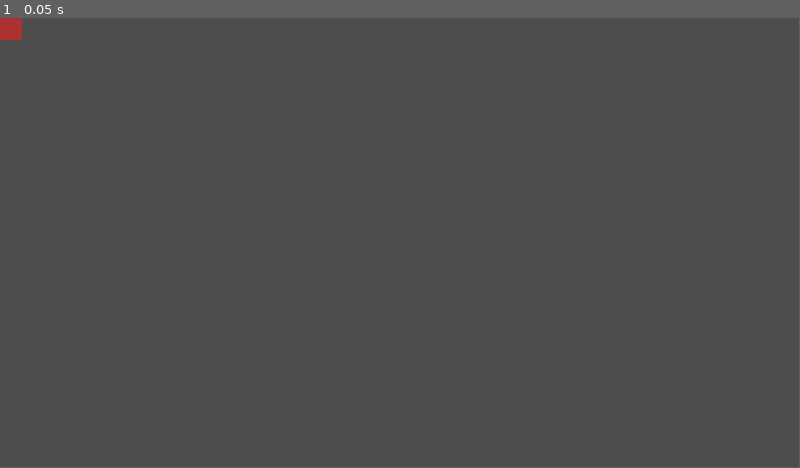
Above: before the commit, frame 1.
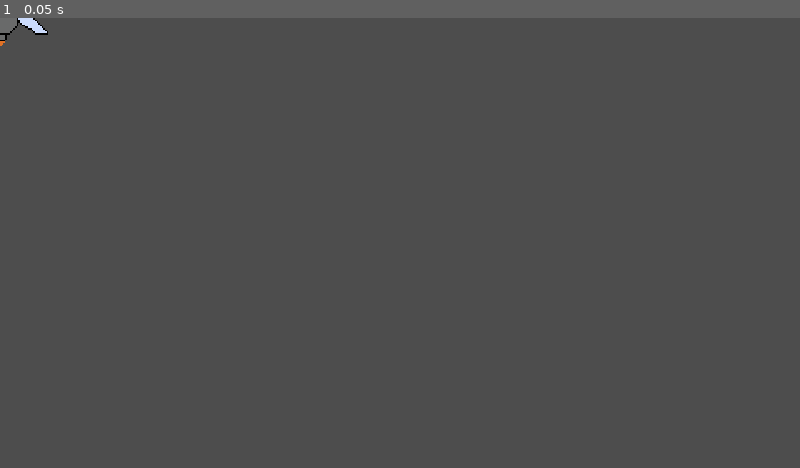
Above: after the commit, the same moment.

Repository: Cabinetman/Godot-Game-Jam-69
Game: Godot game, scene res://player.tscn
Two runs of this game, one before a commit and one after it. Both use one fixed random seed, a clock stepped at 60 frames per second and the inputs below.
Inputs:
- Up to frame 1 (0.05 s): no input
In our replay, the window is 799x449 before the commit and 800x450 after it. These sizes can differ from the game's own. Grey fills any space a smaller window leaves; there, only what the larger window draws over its background counts as a difference.

The runs differ from the first frame. In frame 1, 0.2% of the frame differs, in the area x 0-6%, y 0-7%.

Commit message:
Update pixel_spaceship.png, pixel_spaceship.png.import, Player.gd, and 2 more files

Diff:
--- a/test3/Player.gd
+++ b/test3/Player.gd
@@ -9,17 +9,7 @@
 
 
 func _physics_process(delta):
-	# Add the gravity.
-	#if not is_on_floor():
-	#	velocity.y += gravity * delta
 
-	# Handle jump.
-	#if Input.is_action_just_pressed("ui_accept") and is_on_floor():
-	#	velocity.y = JUMP_VELOCITY
-
-	# Get the input direction and handle the movement/deceleration.
-	# As good practice, you should replace UI actions with custom gameplay actions.
-	#var direction = Input.get_axis("ui_left", "ui_right")
 	var direction = Input.get_axis("left",'right')
 	var ydir = Input.get_axis("up","down")
 
@@ -33,6 +23,11 @@
 		velocity.y = ydir * SPEED
 	else:
 		velocity.y = move_toward(velocity.y, 0, SPEED)
-	print(velocity)
+	#print(velocity)
 
+	var viewportRect:=get_viewport_rect()
+	position.x=clamp(position.x,0,viewportRect.size.x)
+	position.y=clamp(position.y,0,viewportRect.size.y)
+
+	#print(velocity)
 	move_and_slide()
--- a/test3/player.tscn
+++ b/test3/player.tscn
@@ -1,21 +1,46 @@
-[gd_scene load_steps=5 format=3 uid="uid://cou60ahbw4y0g"]
+[gd_scene load_steps=9 format=3 uid="uid://cou60ahbw4y0g"]
 
 [ext_resource type="Script" path="res://Player.gd" id="1_70xra"]
-[ext_resource type="Texture2D" uid="uid://pgnqgxcriltu" path="res://test.png" id="1_bmvj8"]
+[ext_resource type="Texture2D" uid="uid://24kgb076nt38" path="res://pixel_spaceship.png" id="2_r0lj3"]
+
+[sub_resource type="AtlasTexture" id="AtlasTexture_6xp27"]
+atlas = ExtResource("2_r0lj3")
+region = Rect2(0, 0, 64, 64)
+
+[sub_resource type="AtlasTexture" id="AtlasTexture_fqoog"]
+atlas = ExtResource("2_r0lj3")
+region = Rect2(0, 64, 64, 64)
+
+[sub_resource type="AtlasTexture" id="AtlasTexture_2jiba"]
+atlas = ExtResource("2_r0lj3")
+region = Rect2(0, 128, 64, 64)
+
+[sub_resource type="AtlasTexture" id="AtlasTexture_g8n04"]
+atlas = ExtResource("2_r0lj3")
+region = Rect2(0, 192, 64, 64)
 
 [sub_resource type="SpriteFrames" id="SpriteFrames_5r53d"]
 animations = [{
 "frames": [{
 "duration": 1.0,
-"texture": ExtResource("1_bmvj8")
+"texture": SubResource("AtlasTexture_6xp27")
+}, {
+"duration": 1.0,
+"texture": SubResource("AtlasTexture_fqoog")
+}, {
+"duration": 1.0,
+"texture": SubResource("AtlasTexture_2jiba")
+}, {
+"duration": 1.0,
+"texture": SubResource("AtlasTexture_g8n04")
 }],
-"loop": false,
+"loop": true,
 "name": &"default",
-"speed": 5.0
+"speed": 25.0
 }]
 
 [sub_resource type="RectangleShape2D" id="RectangleShape2D_n5mi0"]
-size = Vector2(64, 64)
+size = Vector2(58, 36)
 
 [node name="player" type="CharacterBody2D"]
 motion_mode = 1
@@ -23,6 +48,8 @@
 
 [node name="AnimatedSprite2D" type="AnimatedSprite2D" parent="."]
 sprite_frames = SubResource("SpriteFrames_5r53d")
+autoplay = "default"
 
 [node name="CollisionShape2D" type="CollisionShape2D" parent="."]
+position = Vector2(0, -4)
 shape = SubResource("RectangleShape2D_n5mi0")
--- a/test3/project.godot
+++ b/test3/project.godot
@@ -14,6 +14,14 @@
 run/main_scene="res://player.tscn"
 config/features=PackedStringArray("4.2", "Forward Plus")
 config/icon="res://icon.svg"
+
+[display]
+
+window/size/viewport_width=480
+window/size/viewport_height=270
+window/size/window_width_override=1920
+window/size/window_height_override=1080
+window/stretch/mode="canvas_items"
 
 [input]
 
@@ -37,3 +45,7 @@
 "events": [Object(InputEventKey,"resource_local_to_scene":false,"resource_name":"","device":-1,"window_id":0,"alt_pressed":false,"shift_pressed":false,"ctrl_pressed":false,"meta_pressed":false,"pressed":false,"keycode":0,"physical_keycode":68,"key_label":0,"unicode":100,"echo":false,"script":null)
 ]
 }
+
+[rendering]
+
+textures/canvas_textures/default_texture_filter=0
Binary file added: test3/pixel_spaceship.png
Not shown, added: test3/pixel_spaceship.png.import
